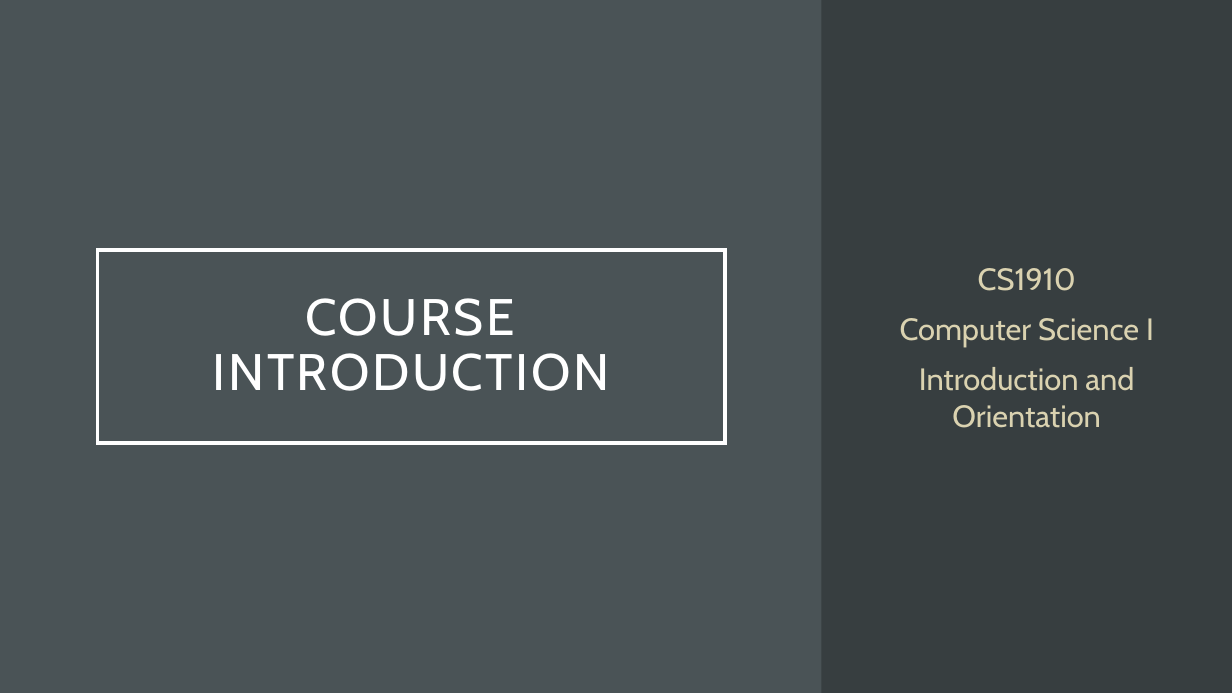
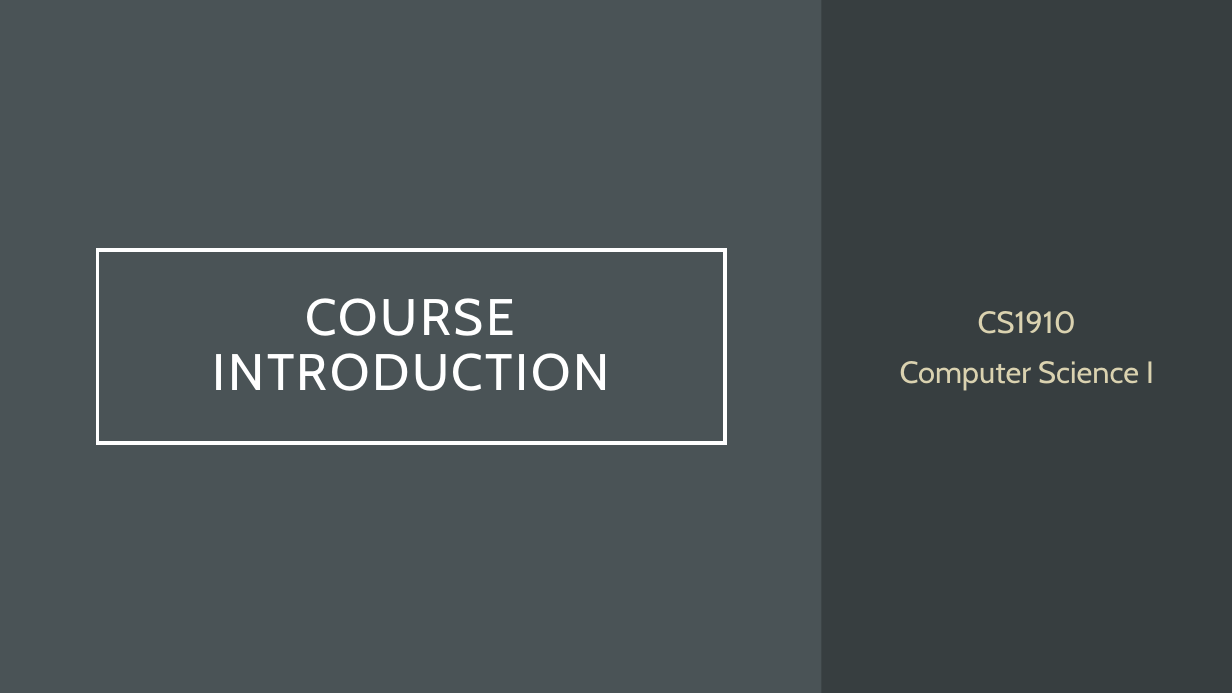
Before and after one commit to UPEI-CS/CS1910-Students, a slide deck: slide 3 of lectures/01-Course-Orientation/CS1910_Course-Orientation_Lecture.pptx. Drawn at 1232x693 pixels with LibreOffice and Linux fonts; fonts in the diff are those of the drawing. Boxes give left, top, right and bottom in pixels: in the first picture for what was removed or moved away, otherwise in the second. Text is boxed around its words. In the diff, an @@ line names an element or a change of style, - is before the commit and + after.

Commit message:
Updated Orientation Slides

```diff
--- a/lectures/01-Course-Orientation/CS1910_Course-Orientation_Lecture.pptx
+++ b/lectures/01-Course-Orientation/CS1910_Course-Orientation_Lecture.pptx
@@ subtitle at bbox=[919, 367, 1134, 428]: paragraph removed @@
-Introduction and Orientation
```
Also in this commit, not shown: 4 other slides changed, 1 other file.
